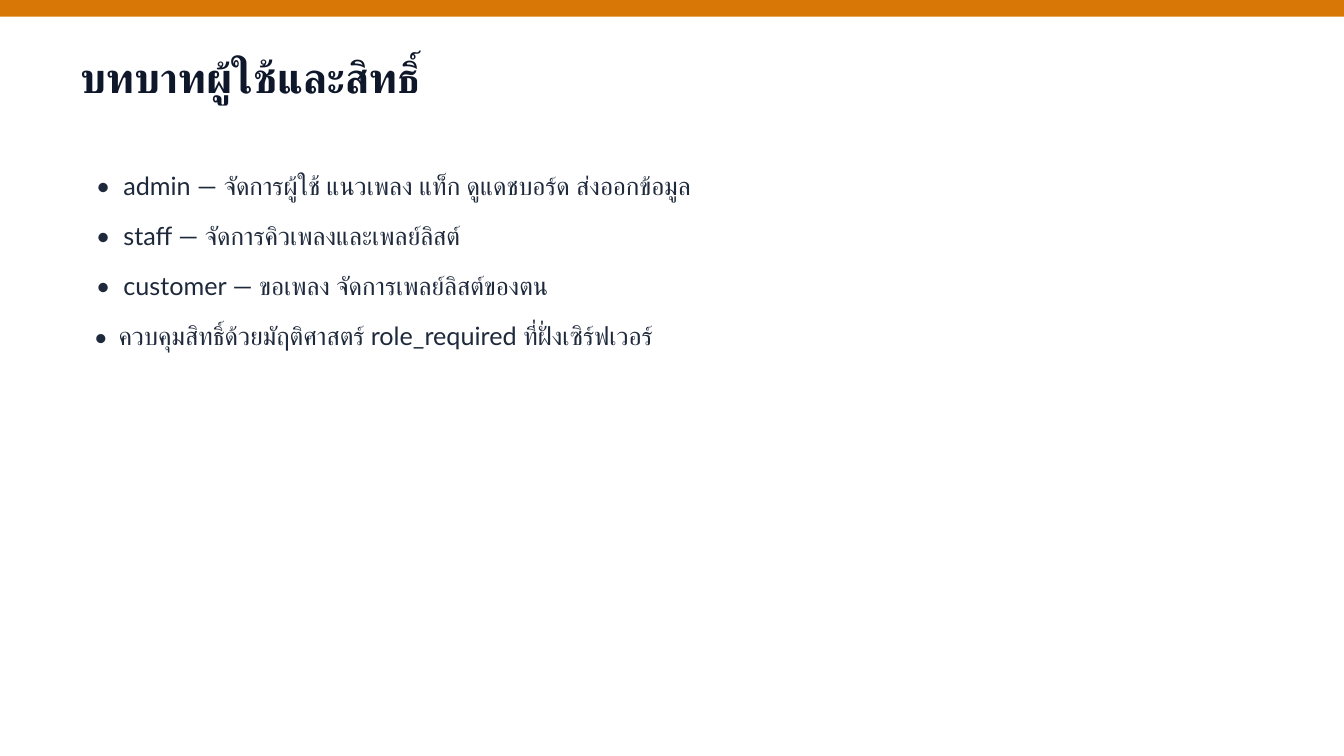
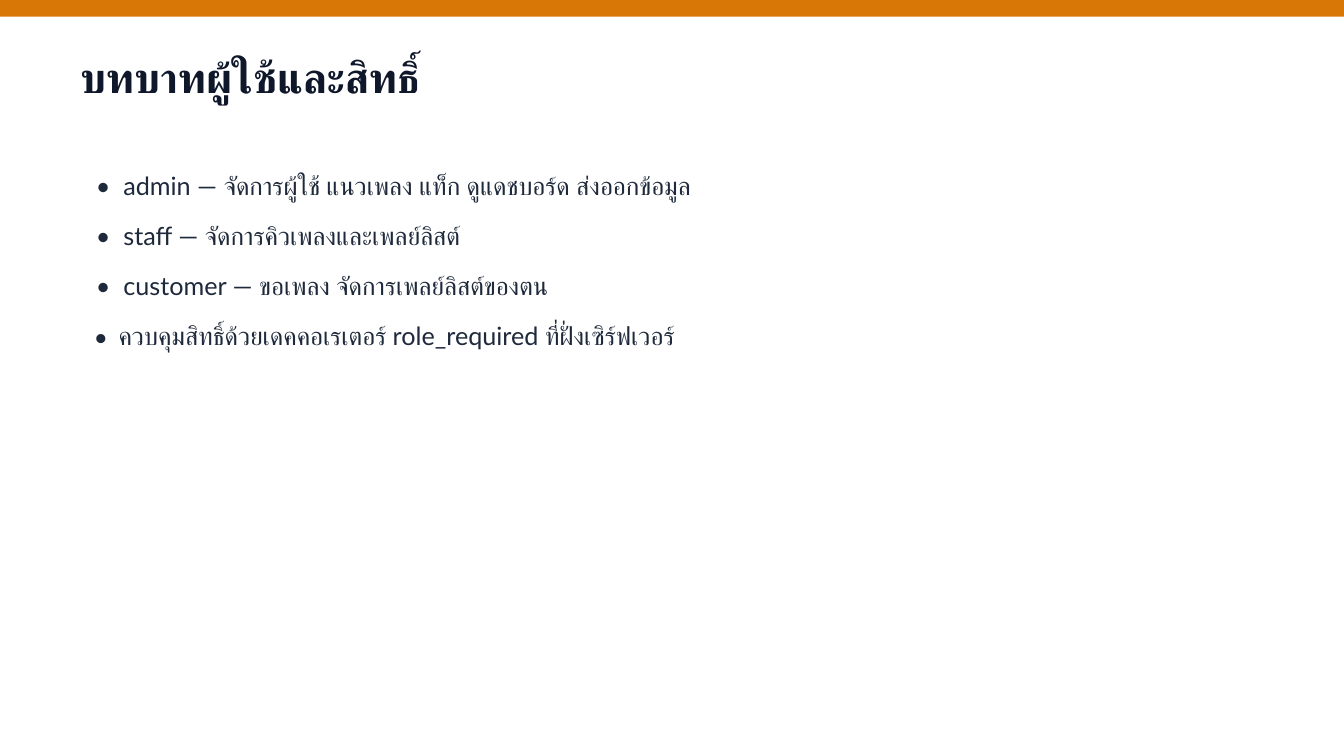
Before and after one commit to tlemtv098-dotcom/YumparkjureQRsong, a slide deck: slide 3 of deliverables/ไฟล์นำเสนอ.pptx. Drawn at 1344x756 pixels with LibreOffice and Linux fonts; fonts in the diff are those of the drawing. Boxes give left, top, right and bottom in pixels: in the first picture for what was removed or moved away, otherwise in the second. Text is boxed around its words. In the diff, an @@ line names an element or a change of style, - is before the commit and + after.

```diff
--- a/deliverables/ไฟล์นำเสนอ.pptx
+++ b/deliverables/ไฟล์นำเสนอ.pptx
@@ text at [119,325,675,351]: text changed @@
-• ควบคุมสิทธิ์ด้วยมัฤติศาสตร์ role_required ที่ฝั่งเซิร์ฟเวอร์
+• ควบคุมสิทธิ์ด้วยเดคคอเรเตอร์ role_required ที่ฝั่งเซิร์ฟเวอร์
```
Also in this commit, not shown: 4 other files.
